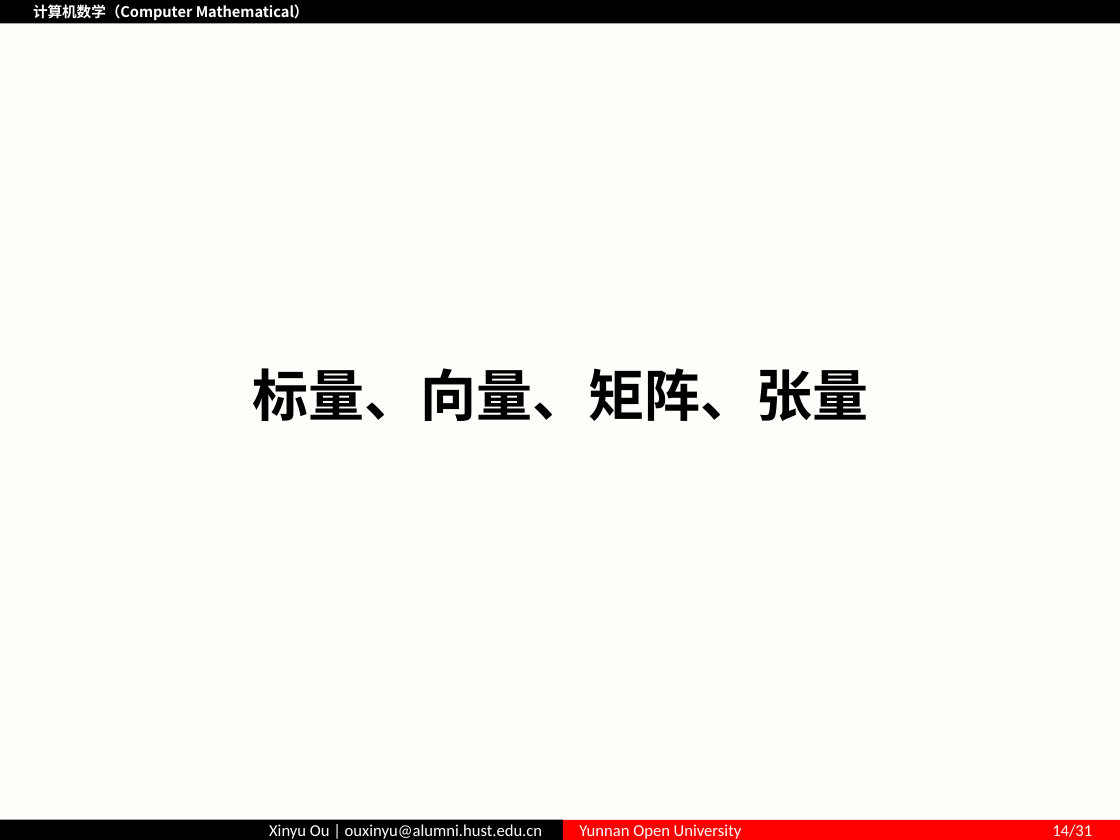
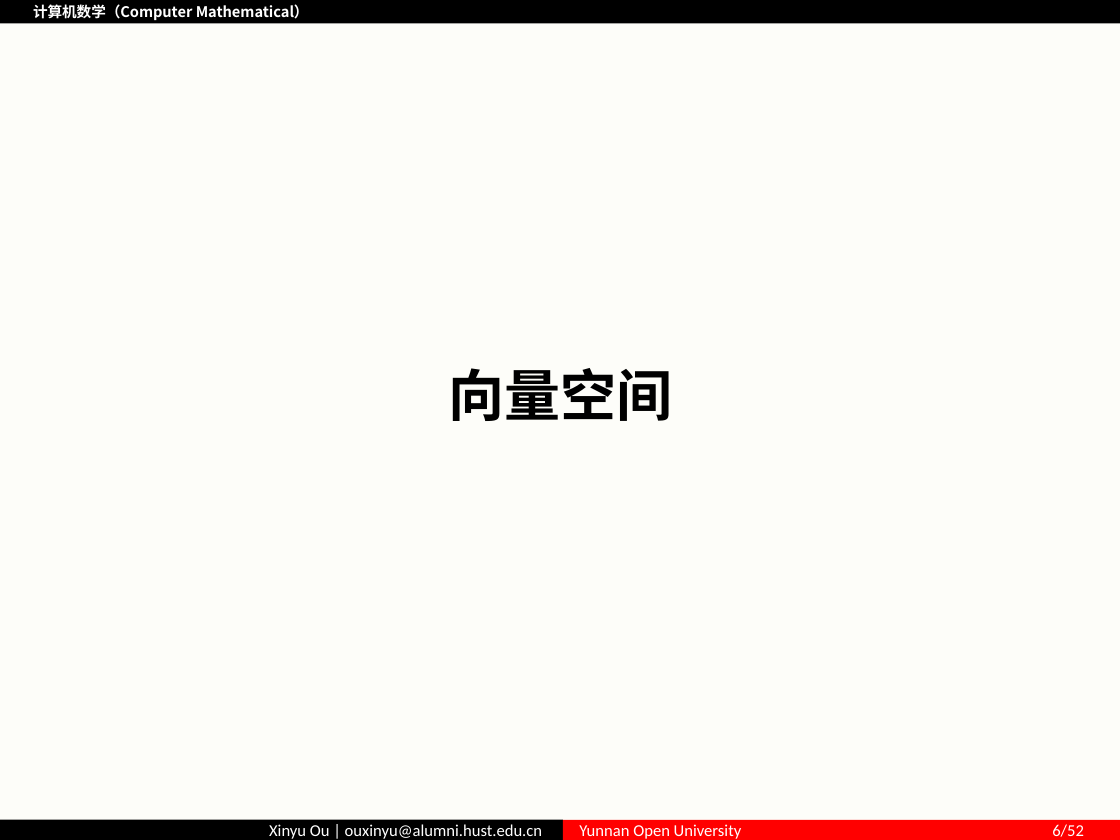
Before and after one commit to ouxinyu/Teaching, a slide deck: slide 6 of ComputerMath/PPT/第03讲 基底与坐标.pptx (slide 14 before the commit). Drawn at 1120x840 pixels with LibreOffice and Linux fonts; fonts in the diff are those of the drawing; background and template pictures are left out. Boxes give left, top, right and bottom in pixels: in the first picture for what was removed or moved away, otherwise in the second. Text is boxed around its words. In the diff, an @@ line names an element or a change of style, - is before the commit and + after.

```diff
--- a/ComputerMath/PPT/第03讲 基底与坐标.pptx
+++ b/ComputerMath/PPT/第03讲 基底与坐标.pptx
@@ text at bbox=[448, 368, 672, 421]: text changed @@
-标量、向量、矩阵、张量
+向量空间
@@ text in rectangle at bbox=[579, 824, 1084, 839]: text changed @@
-Yunnan Open University 14/31
+Yunnan Open University 6/52
```
Also in this commit, not shown: 5 other slides changed, 45 slides added, 32 slides removed, 4 other files.
